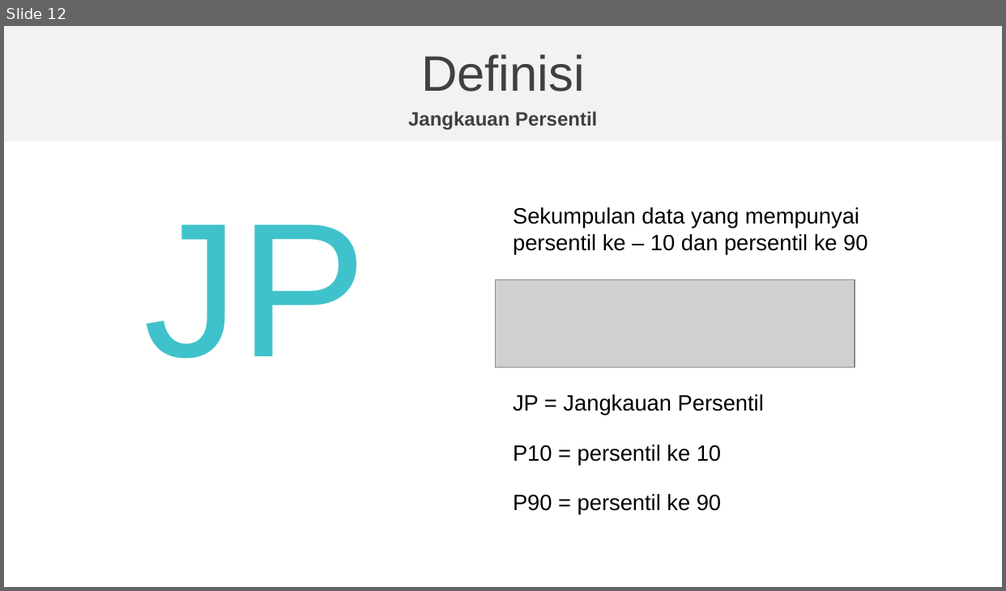
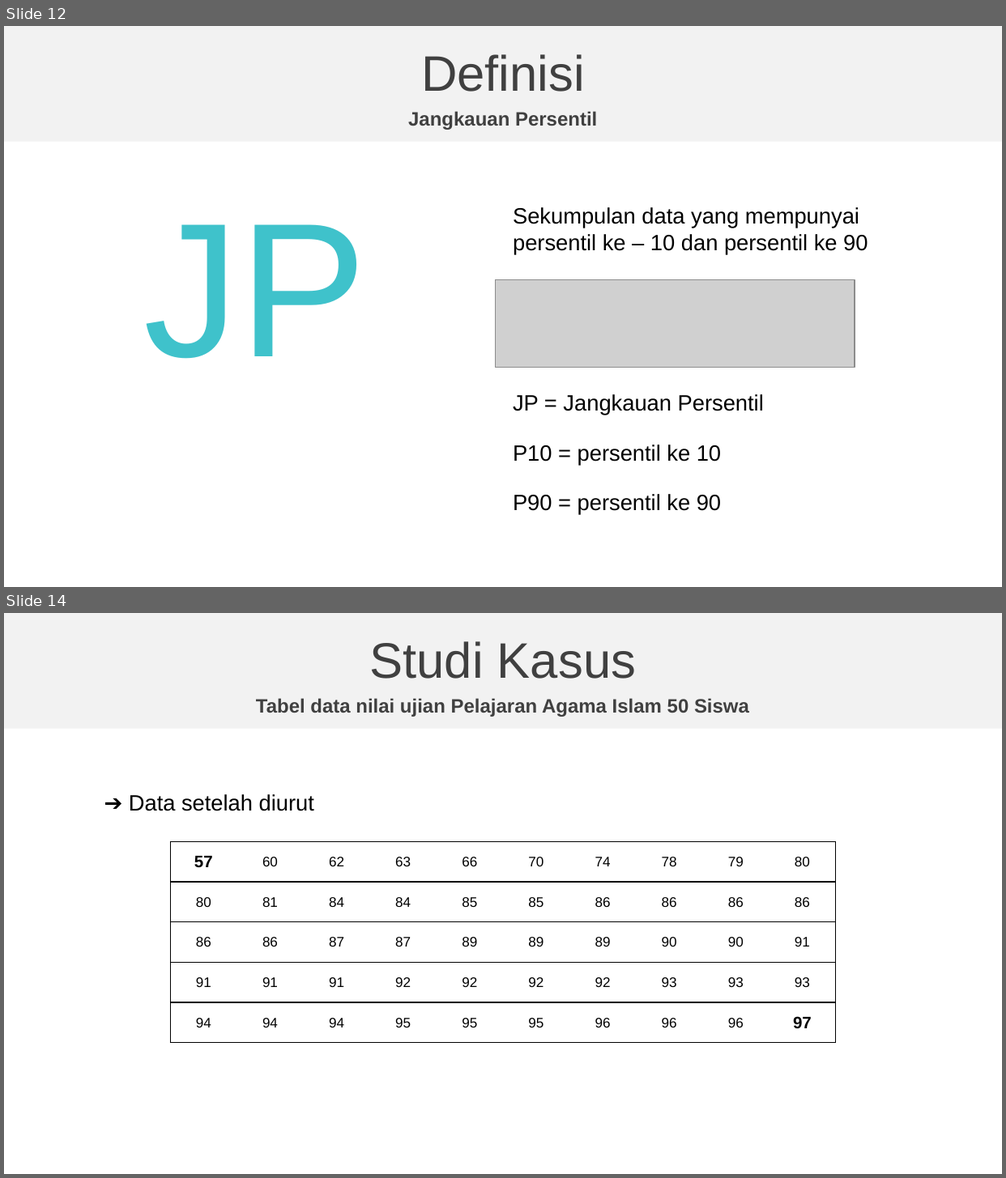
Before and after one commit to natacloud/statistika, a slide deck: Presentasi-Statistika-kelompok-3.pptx. Shown one above the other, each under a label of ours: slide 12 before the commit, slides 12 and 14 after it; the slides between them are not shown. The pictures are 1006x591 and 1006x1178 pixels, drawn with LibreOffice and Linux fonts; fonts in the diff are those of the drawing; grey boxes stand for pictures; background and template pictures are left out. Boxes give left, top, right and bottom in pixels: in the first picture for what was removed or moved away, otherwise in the second. Text is boxed around its words. In the diff, an @@ line names an element or a change of style, - is before the commit and + after.

```diff
--- a/Presentasi-Statistika-kelompok-3.pptx
+++ b/Presentasi-Statistika-kelompok-3.pptx
@@ slide 14 added at <box>4,613,1002,1174</box>, background picture (left out); not listed: 1 template element that a slide beside it also shows @@
@@ text added at <box>370,641,636,679</box>, 36 pt, text #404040 @@
+Studi Kasus
@@ text added at <box>256,698,749,717</box>, 14 pt, text #404040, bold @@
+Tabel data nilai ujian Pelajaran Agama Islam 50 Siswa
@@ text added at <box>129,794,314,811</box>, 16 pt, text #000000 @@
+➔ Data setelah diurut
@@ table added at <box>171,841,839,1043</box>, 5 rows, 10 columns @@
+57 | 60 | 62 | 63 | 66 | 70 | 74 | 78 | 79 | 80
+80 | 81 | 84 | 84 | 85 | 85 | 86 | 86 | 86 | 86
+86 | 86 | 87 | 87 | 89 | 89 | 89 | 90 | 90 | 91
+91 | 91 | 91 | 92 | 92 | 92 | 92 | 93 | 93 | 93
+94 | 94 | 94 | 95 | 95 | 95 | 96 | 96 | 96 | 97
```
Also in this commit, not shown: 2 slides changed, 3 other slides added, 1 other file.
